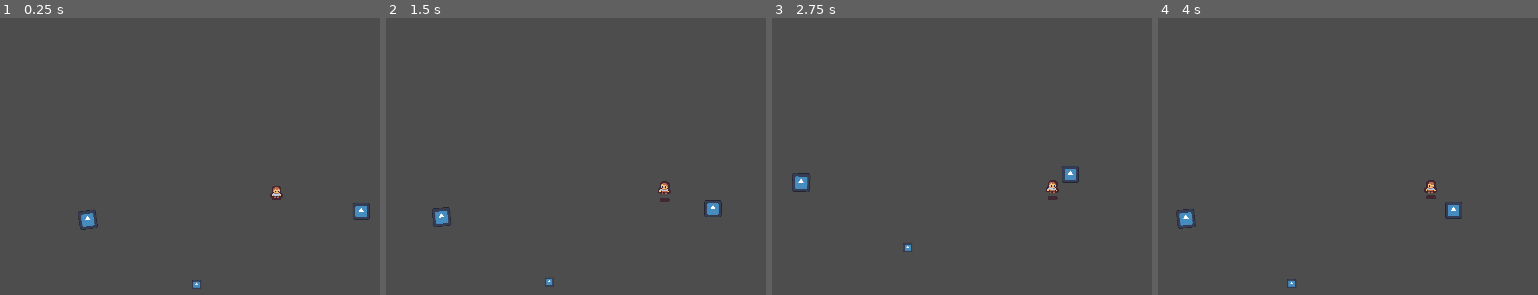
Above: before the commit, frames 1-4 (left to right).
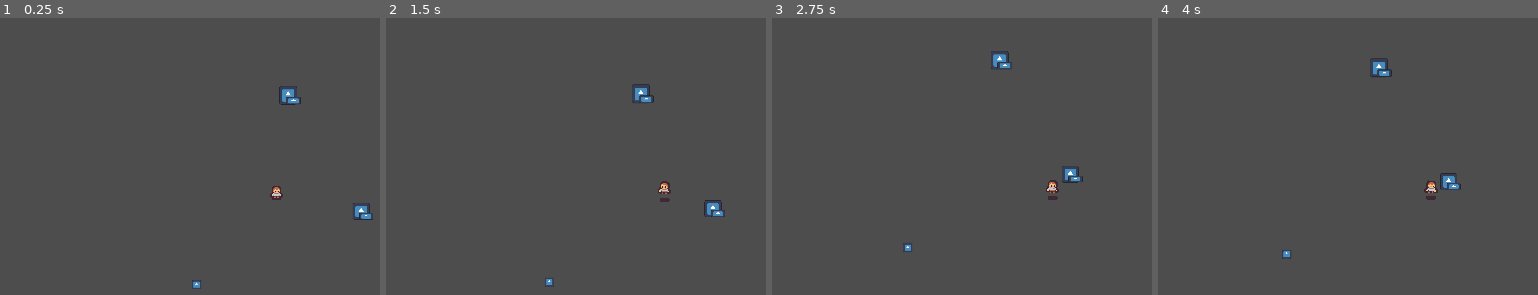
Above: after the commit, the same moments.

Repository: tswic-highdesert/eclipsejam
Game: Godot game, scene res://Levels/dungeon_level.tscn
The game is run twice, just before and just after one commit, with the same random seed, the same clock (stepped at 60 frames per second) and the same inputs. The engine's default icon, where the game draws it, is replaced by a stand-in: a white triangle on a blue panel in a dark square.
Inputs (mouse positions are in pixels of both pictures, inside the frame that each line leads up to):
- Up to frame 1 (0.25 s): no input
- Up to frame 2 (1.5 s): tap Enter at 0.5 s; move the mouse to (outside the picture) at 0.52 s; hold Right (ui_right) 0.53-1.28 s; move the mouse to (503, 214) at 1.27 s; hold Down (ui_down) from 1.28 s (still down)
- Up to frame 3 (2.75 s): move the mouse to (1129, 92) at 2.02 s; release Down (ui_down) at 2.03 s; hold Right (ui_right) from 2.03 s (still down)
- Up to frame 4 (4 s): move the mouse to (1393, 281) at 2.77 s; release Right (ui_right) at 2.78 s; hold Up (ui_up) 2.78-3.53 s; move the mouse to (outside the picture) at 3.52 s; hold Left (ui_left) from 3.53 s (still down)

The runs differ from the first frame. In frame 1, 0.5% of the frame differs, in the area x 20-99%, y 24-77%; in frame 2, 0.5%; in frame 3, 0.5%; in frame 4, 0.9%, in the area x 4-80%, y 14-98%.

Commit message:
Push

Diff:
--- a/eclipseJam/Enemies/ParentEnemy.gd
+++ b/eclipseJam/Enemies/ParentEnemy.gd
@@ -17,6 +17,14 @@
 	velocity = (Global.player.global_position-global_position).normalized() * currentSpeed
 	move_and_slide()
 
+func flip():
+	var direction = sign(Global.player.global_position.x - self.global_position.x)
+	print (direction)
+	#var direction = sign(get_global_mouse_position().x - $Player.global_position.x)
+	if direction < 0:
+		$Sprite2D.set_flip_h(true)
+	else:
+		$Sprite2D.set_flip_h(false)
 
 #func _on_aggro_radius_body_entered(body):
 	#currentSpeed = aggroSpeed
--- a/eclipseJam/Enemies/ParentEnemy.tscn
+++ b/eclipseJam/Enemies/ParentEnemy.tscn
@@ -20,6 +20,11 @@
 scale = Vector2(0.421875, 0.421875)
 texture = ExtResource("2_2cd25")
 
+[node name="Sprite2D2" type="Sprite2D" parent="Sprite2D"]
+position = Vector2(37.8705, 36.6969)
+scale = Vector2(0.825603, 0.389917)
+texture = ExtResource("2_2cd25")
+
 [node name="CollisionShape2D" type="CollisionShape2D" parent="."]
 position = Vector2(0.5, 0)
 shape = SubResource("RectangleShape2D_l0f8g")
--- a/eclipseJam/Enemies/ranged.gd
+++ b/eclipseJam/Enemies/ranged.gd
@@ -10,15 +10,14 @@
 	chase_player(delta)
 	if inRange == true:
 		fire_projectile()
-
-	print (currentSpeed)
+	flip()
 
 
 func chase_player(delta):
 	velocity = (Global.player.global_position-global_position).normalized() * currentSpeed
 	move_and_slide()
 
-	rotation = (Global.player.global_position-global_position).normalized().angle()
+	#rotation = (Global.player.global_position-global_position).normalized().angle()
 
 func _on_firing_range_body_entered(body):
 	currentSpeed = 0
--- a/eclipseJam/Levels/dungeon_level.tscn
+++ b/eclipseJam/Levels/dungeon_level.tscn
@@ -470,6 +470,7 @@
 
 [node name="Player" parent="." instance=ExtResource("1_nv7fc")]
 position = Vector2(508, 127)
+collision_mask = 14
 
 [node name="RemoteTransform2D" parent="Player" index="4"]
 remote_path = NodePath("../../Camera2D")
@@ -493,6 +494,8 @@
 scale = Vector2(0.38, 0.38)
 
 [node name="ranged" parent="." instance=ExtResource("5_5l355")]
-position = Vector2(281, 161)
+position = Vector2(522, 11)
+
+[node name="Collisions" type="Node" parent="."]
 
 [editable path="Player"]
--- a/eclipseJam/project.godot
+++ b/eclipseJam/project.godot
@@ -87,6 +87,7 @@
 2d_physics/layer_1="Player"
 2d_physics/layer_2="Enemy"
 2d_physics/layer_3="Pickups"
+2d_physics/layer_4="World"
 
 [rendering]
 
